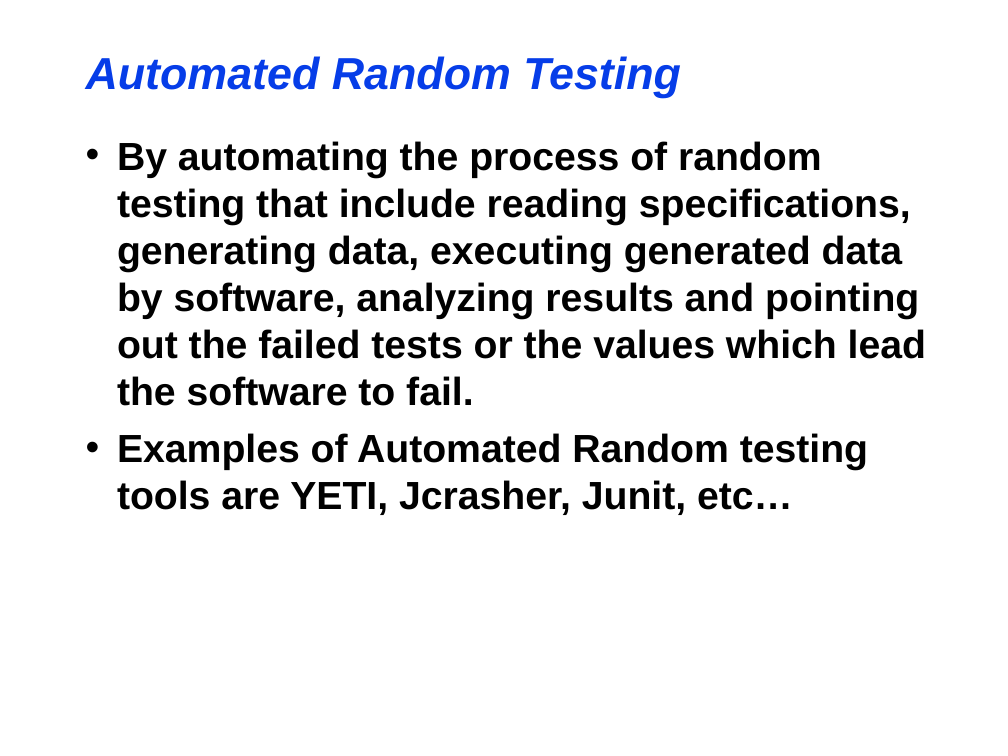
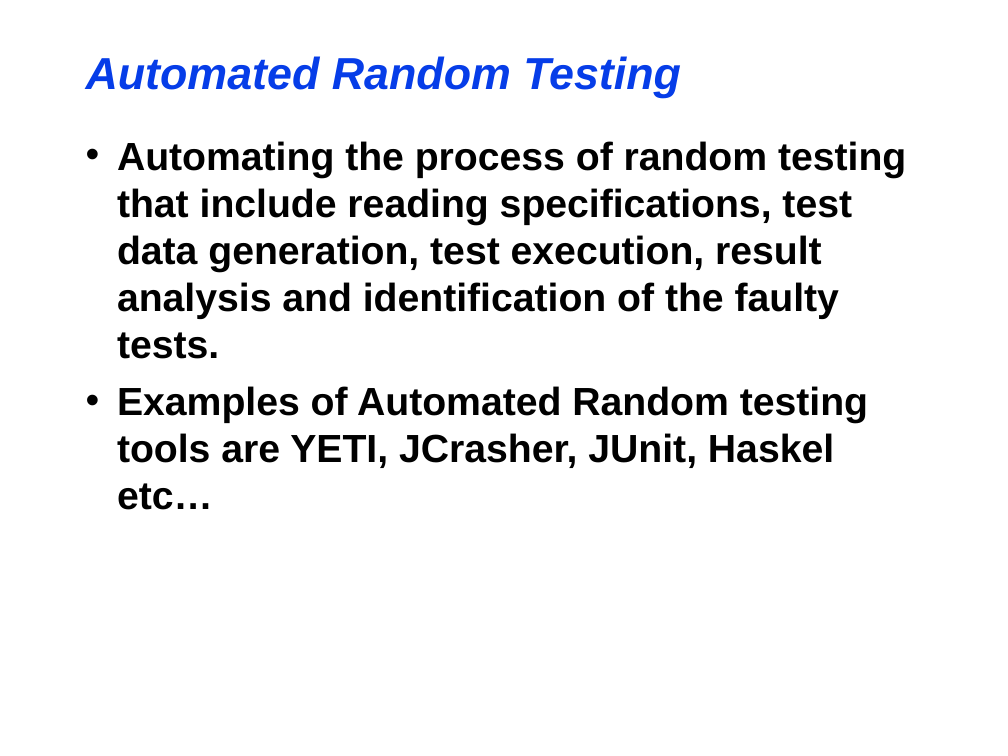
Before and after one commit to maochy/yeti-test, a slide deck: slide 4 of ThesisSeminar/ThesisSeminar.ppt (slide 3 before the commit). Drawn at 1008x756 pixels with LibreOffice and Linux fonts; fonts in the diff are those of the drawing. Boxes give left, top, right and bottom in pixels: in the first picture for what was removed or moved away, otherwise in the second. Text is boxed around its words. In the diff, an @@ line names an element or a change of style, - is before the commit and + after.

```diff
--- a/ThesisSeminar/ThesisSeminar.ppt
+++ b/ThesisSeminar/ThesisSeminar.ppt
@@ text at bbox=[117, 141, 906, 510]: text changed @@
-• By automating the process of random testing that include reading specifications, generating data, executing generated data by software, analyzing results and pointing out the failed tests or the values which lead the software to fail.
-• Examples of Automated Random testing tools are YETI, Jcrasher, Junit, etc…
+• Automating the process of random testing that include reading specifications, test data generation, test execution, result analysis and identification of the faulty tests.
+• Examples of Automated Random testing tools are YETI, JCrasher, JUnit, Haskel etc…
```
Also in this commit, not shown: 6 other slides changed, 8 slides added, 9 slides removed.
